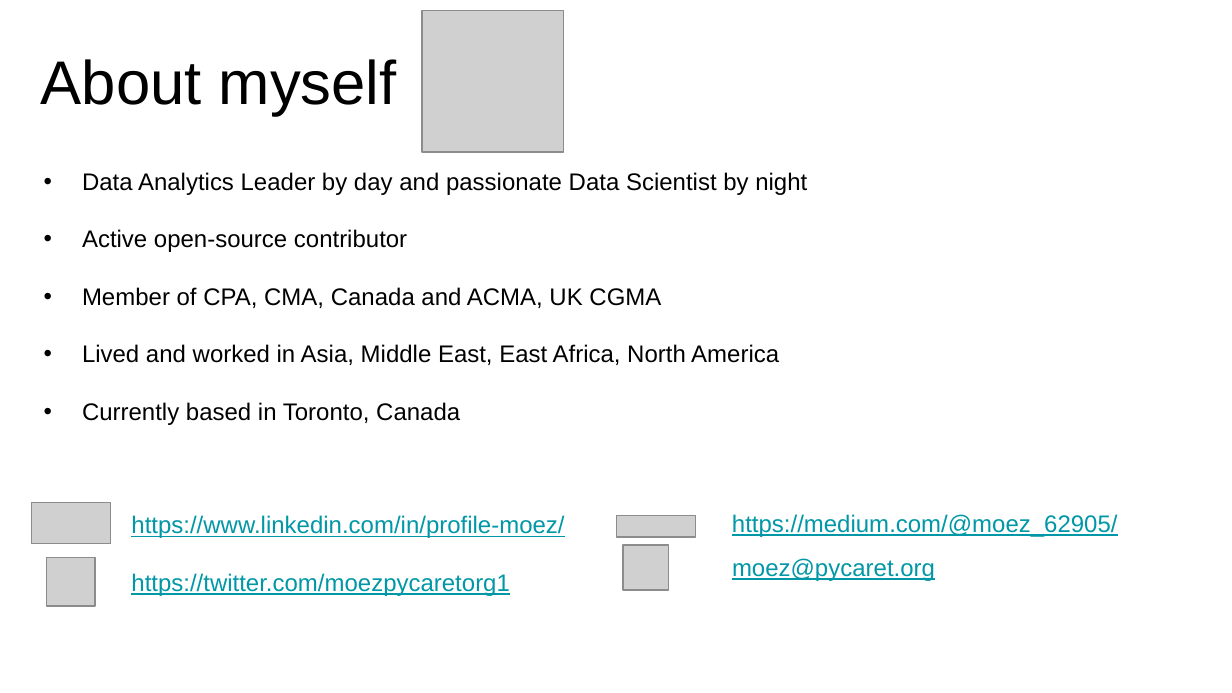
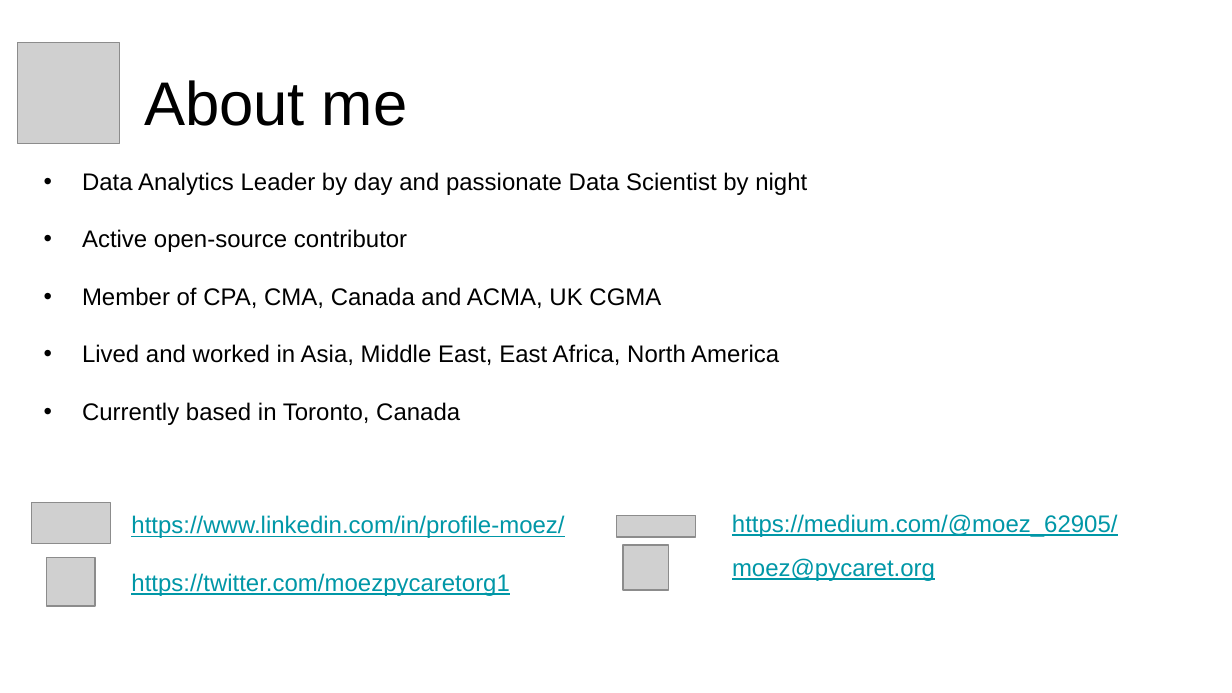
Before and after one commit to pycaret/pycaret-demo-dataraction, a slide deck: slide 2 of Introducing PyCaret - June 1 2020.pptx. Drawn at 1232x693 pixels with LibreOffice and Linux fonts; fonts in the diff are those of the drawing; grey boxes stand for pictures. Boxes give left, top, right and bottom in pixels: in the first picture for what was removed or moved away, otherwise in the second. Text is boxed around its words. In the diff, an @@ line names an element or a change of style, - is before the commit and + after.

```diff
--- a/Introducing PyCaret - June 1 2020.pptx
+++ b/Introducing PyCaret - June 1 2020.pptx
@@ picture resized from (x1=423, y1=11, x2=564, y2=153) to (x1=17, y1=43, x2=118, y2=144) @@
@@ title at (x1=144, y1=80, x2=408, y2=126): text changed @@
-About myself
+About me
```
